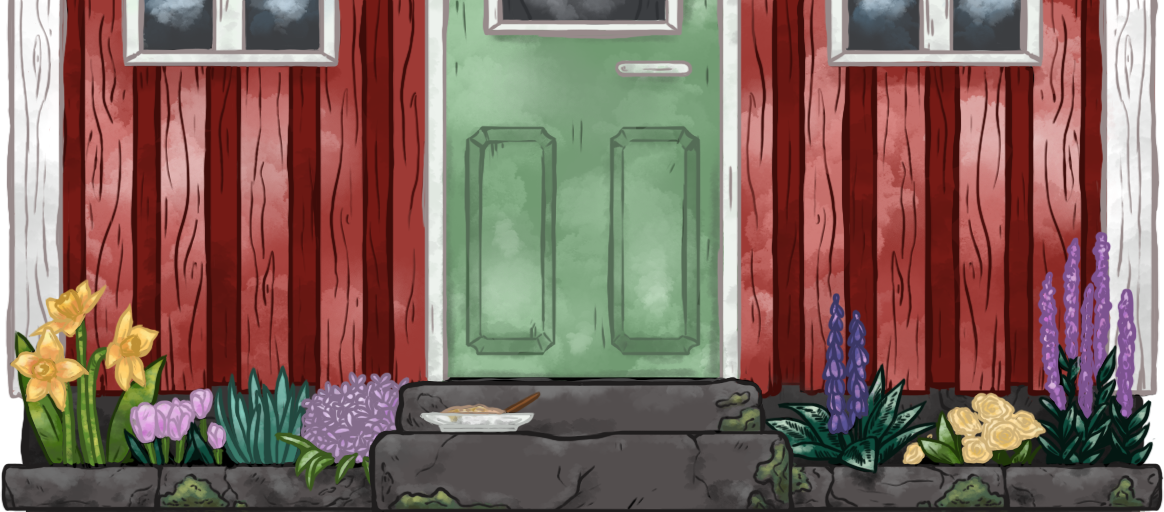
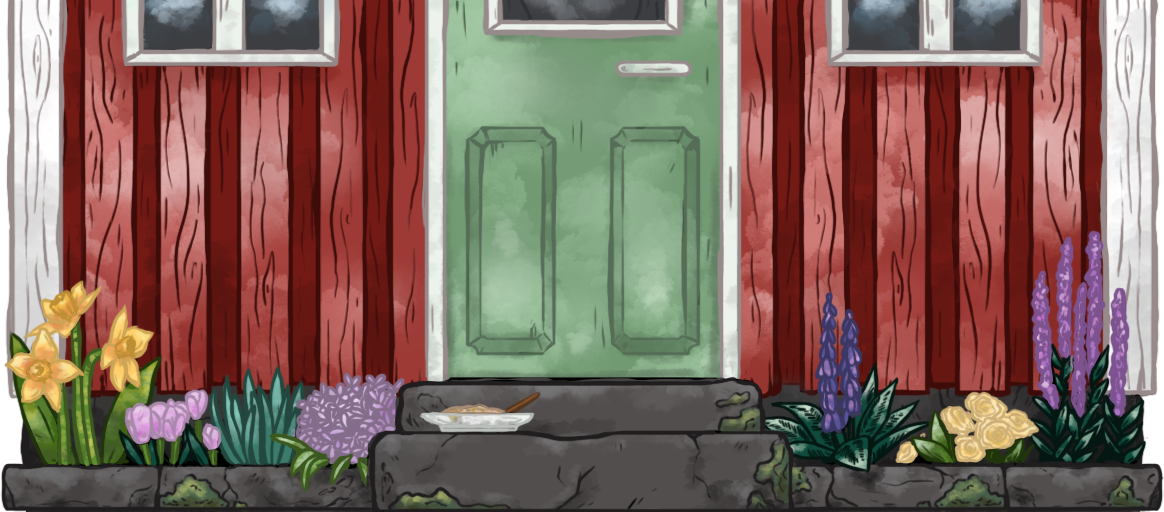
Layers edited between the first and the second (1164, 512) image:
removed layer "flowers" over [9, 231, 1156, 493]
added layer "flowers_left" above "flowers_right" over [4, 280, 406, 493]
added layer "flowers_right" above "frontcurb" over [762, 230, 1149, 473]
